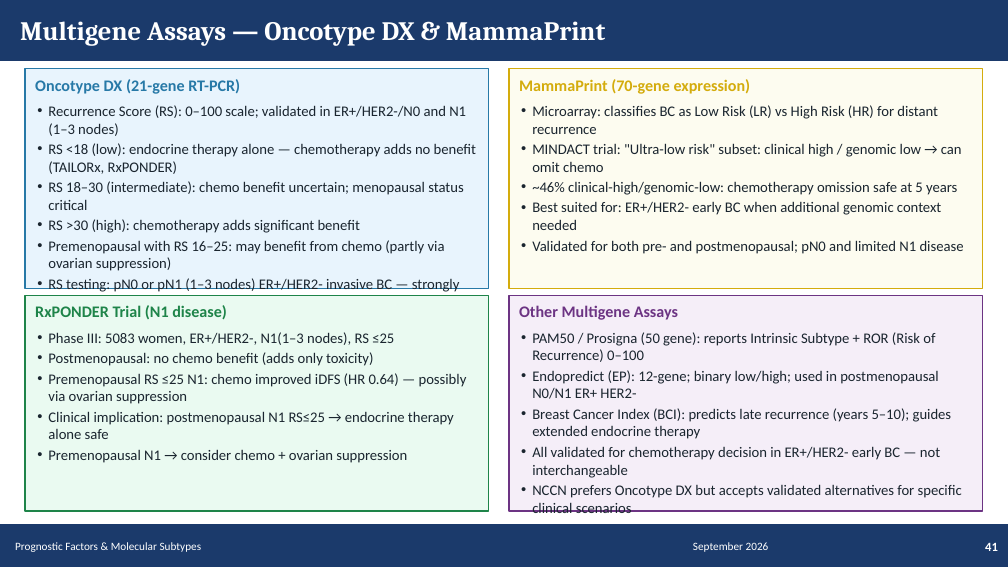
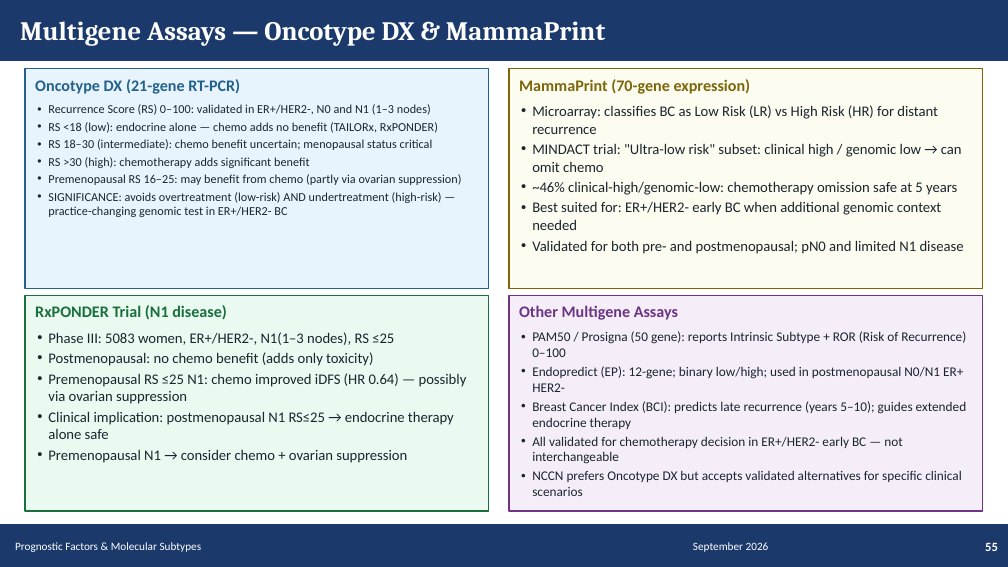
Before and after one commit to Muluamlak/Phone, a slide deck: slide 55 of BreastCancer_Management_Enhanced.pptx (slide 41 before the commit). Drawn at 1008x567 pixels with LibreOffice and Linux fonts; fonts in the diff are those of the drawing. Boxes give left, top, right and bottom in pixels: in the first picture for what was removed or moved away, otherwise in the second. Text is boxed around its words. In the diff, an @@ line names an element or a change of style, - is before the commit and + after.

```diff
--- a/BreastCancer_Management_Enhanced.pptx
+++ b/BreastCancer_Management_Enhanced.pptx
@@ rectangle at (25,69,489,288): outline #2779A7 1 pt to #21618C 1 pt @@
@@ text "Oncotype DX (21-gene RT-PCR)" at (35,79,240,94): text colour #2779A7 to #21618C @@
@@ rectangle at (509,69,983,288): outline #D4AC0D 1 pt to #7D6608 1 pt @@
@@ text "MammaPrint (70-gene expression)" at (519,79,751,94): text colour #D4AC0D to #7D6608 @@
@@ text at (48,104,438,133): text changed; size 10.5 to 8.7 pt @@
-• Recurrence Score (RS): 0–100 scale; validated in ER+/HER2-/N0 and N1 (1–3 nodes)
-• RS <18 (low): endocrine therapy alone — chemotherapy adds no benefit (TAILORx, RxPONDER)
+• Recurrence Score (RS) 0–100: validated in ER+/HER2-, N0 and N1 (1–3 nodes)
+• RS <18 (low): endocrine alone — chemo adds no benefit (TAILORx, RxPONDER)
@@ text at (48,139,433,168): size 10.5 to 8.7 pt in "RS 18–30 (intermediate): chemo benefit uncertain; menopausal ...", "RS >30 (high): chemotherapy adds significant benefit" @@
@@ text at (48,174,461,217): text changed; size 10.5 to 8.7 pt @@
-• Premenopausal with RS 16–25: may benefit from chemo (partly via ovarian suppression)
-• RS testing: pN0 or pN1 (1–3 nodes) ER+/HER2- invasive BC — strongly recommended NCCN
+• Premenopausal RS 16–25: may benefit from chemo (partly via ovarian suppression)
+• SIGNIFICANCE: avoids overtreatment (low-risk) AND undertreatment (high-risk) — practice-changing genomic test in ER+/HER2- BC
@@ rectangle at (25,295,489,511): outline #1E8449 1 pt to #196F3D 1 pt @@
@@ text "RxPONDER Trial (N1 disease)" at (35,305,227,320): text colour #1E8449 to #196F3D @@
@@ text "PAM50 / Prosigna (50 gene): ..." at (532,331,967,496): size 10.5 to 9.5 pt @@
@@ text at (985,542,998,551): text changed @@
-41
+55
```
Also in this commit, not shown: 72 other slides changed, 21 slides added.
